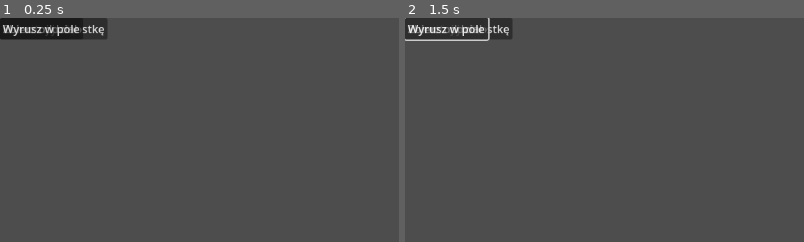
Above: before the commit, frames 1-2 (left to right).
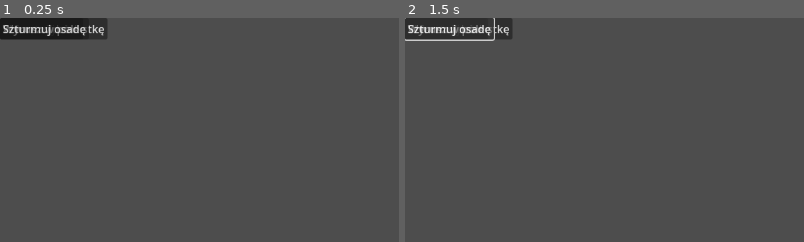
Above: after the commit, the same moments.

Repository: sochiera/total-battle-brothers-for-wesnoth
Game: Godot game, scene res://scenes/main.tscn
Two runs of this game, one before a commit and one after it. Both use one fixed random seed, a clock stepped at 60 frames per second and the inputs below.
Inputs (mouse positions are % of the whole screen's width and height, from its top left):
- Up to frame 1 (0.25 s): no input
- Up to frame 2 (1.5 s): click (6, 2) at 0.5 s, where only the run after the commit has a clickable "Szturmuj osadę"; click "Następna tura" at 1.25 s
The pictures show only the part of the screen within x 0-50%, y 0-50%; the shares and areas given below are measured in that part.

The runs differ from the first frame. In frame 1, 0.5% of the frame differs, in the area x 0-23%, y 3-9%; in frame 2, 0.5%, in the area x 0-23%, y 0-11%.

Commit message:
feat: G80.2a: scena ma nazwany przycisk „Szturmuj osadę” (bez wiązania)

Diff:
--- a/game/scenes/main.tscn
+++ b/game/scenes/main.tscn
@@ -35,3 +35,6 @@
 
 [node name="MarchButton" type="Button" parent="."]
 text = "Wyrusz w pole"
+
+[node name="AssaultButton" type="Button" parent="."]
+text = "Szturmuj osadę"
--- /dev/null
+++ b/game/tests/assault_button_probe.gd
@@ -0,0 +1,53 @@
+extends SceneTree
+
+
+const MAIN_SCENE_PATH := "res://scenes/main.tscn"
+const PREFIX := "ASSAULT_BUTTON "
+
+
+func _init() -> void:
+	var scene := ResourceLoader.load(MAIN_SCENE_PATH) as PackedScene
+	if scene == null:
+		_fail("cannot load main scene")
+		return
+	var scene_root := scene.instantiate() as Control
+	if scene_root == null:
+		_fail("cannot instantiate main scene")
+		return
+	root.add_child(scene_root)
+
+	var before_controls := _controls(scene_root)
+	var button := scene_root.get_node_or_null("AssaultButton") as Button
+	if button == null:
+		print(PREFIX, JSON.stringify(null))
+		call_deferred("quit", 0)
+		return
+	button.emit_signal("pressed")
+
+	print(PREFIX, JSON.stringify({
+		"name": button.name,
+		"text": button.text,
+		"direct_child": button.get_parent() == scene_root,
+		"pressed_connections": button.get_signal_connection_list("pressed").size(),
+		"controls_unchanged": _controls(scene_root) == before_controls,
+	}))
+	call_deferred("quit", 0)
+
+
+func _controls(scene_root: Control) -> Dictionary:
+	var region_list := scene_root.get_node("RegionList") as ItemList
+	var regions: Array[String] = []
+	for index: int in region_list.item_count:
+		regions.append(region_list.get_item_text(index))
+	return {
+		"date": (scene_root.get_node("DateLabel") as Label).text,
+		"result": (scene_root.get_node("ResultLabel") as Label).text,
+		"duchy_status": (scene_root.get_node("PlayerDuchyStatusLabel") as Label).text,
+		"order_status": (scene_root.get_node("LastOrderStatusLabel") as Label).text,
+		"regions": regions,
+	}
+
+
+func _fail(message: String) -> void:
+	printerr("assault_button_probe: ", message)
+	call_deferred("quit", 1)
Not shown, changed: tests/test_godot_main_scene.py
